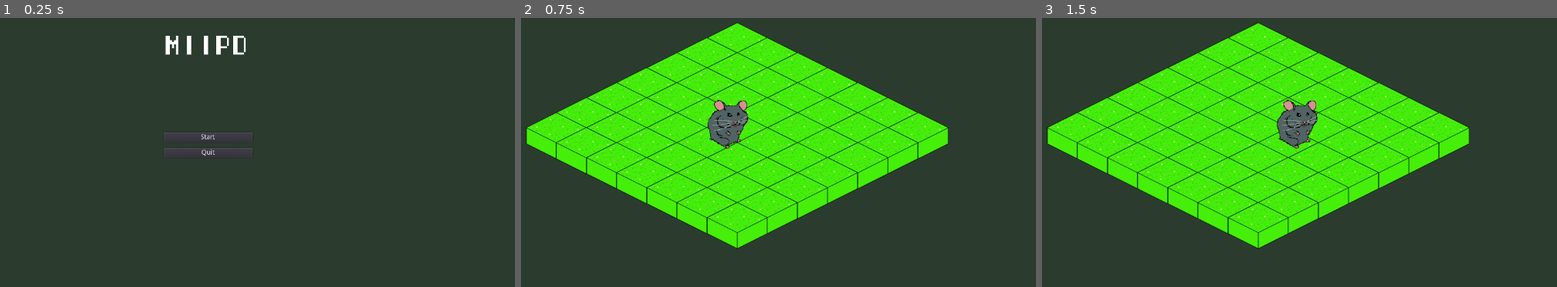
Above: before the commit, frames 1-3 (left to right).
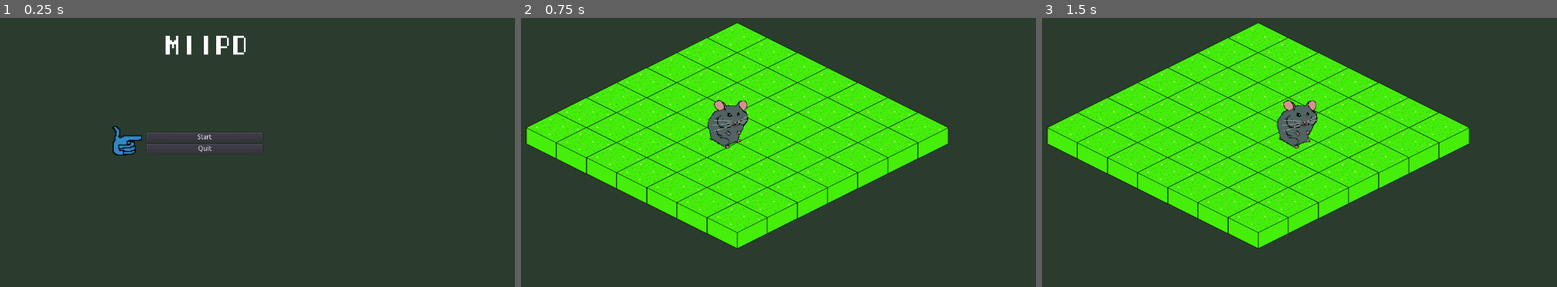
Above: after the commit, the same moments.

Repository: miishin/miipd
Game: Godot game, scene res://assets/scenes/main_menu.tscn
Two runs of this game, one before a commit and one after it. Both use one fixed random seed, a clock stepped at 60 frames per second and the inputs below.
Inputs:
- Up to frame 1 (0.25 s): no input
- Up to frame 2 (0.75 s): click "Start" at 0.5 s
- Up to frame 3 (1.5 s): tap Enter at 1.25 s; hold Right (ui_right) from 1.28 s (still down)

The runs differ from the first frame. In frame 1, 0.7% of the frame differs, in the area x 21-51%, y 40-52%; in frame 2, nothing differs; in frame 3, nothing differs.

Commit message:
add a cursor to the menu

Diff:
--- /dev/null
+++ b/assets/scenes/battle_menu.tscn
@@ -0,0 +1,26 @@
+[gd_scene load_steps=2 format=2]
+
+[ext_resource path="res://assets/scenes/cursor_menu.tscn" type="PackedScene" id=1]
+
+[node name="Control" type="Control"]
+anchor_right = 1.0
+anchor_bottom = 1.0
+__meta__ = {
+"_edit_use_anchors_": false
+}
+
+[node name="Menu" parent="." instance=ExtResource( 1 )]
+
+[node name="Move" type="Button" parent="Menu"]
+margin_left = 72.0
+margin_top = 198.0
+margin_right = 203.0
+margin_bottom = 218.0
+text = "Move"
+
+[node name="Stats" type="Button" parent="Menu"]
+margin_left = 72.0
+margin_top = 228.0
+margin_right = 203.0
+margin_bottom = 248.0
+text = "Stats"
--- /dev/null
+++ b/assets/scenes/cursor_menu.tscn
@@ -0,0 +1,32 @@
+[gd_scene load_steps=4 format=2]
+
+[ext_resource path="res://assets/scripts/cursor_menu.gd" type="Script" id=1]
+[ext_resource path="res://assets/graphics/sprites/cursor.png" type="Texture" id=2]
+[ext_resource path="res://assets/themes/cursor_menu.theme" type="Theme" id=3]
+
+[node name="Menu" type="Control"]
+anchor_right = 1.0
+anchor_bottom = 1.0
+theme = ExtResource( 3 )
+script = ExtResource( 1 )
+__meta__ = {
+"_edit_use_anchors_": false
+}
+
+[node name="VBoxContainer" type="VBoxContainer" parent="."]
+margin_left = 72.0
+margin_top = 8.0
+margin_right = 312.0
+margin_bottom = 56.0
+alignment = 1
+__meta__ = {
+"_edit_use_anchors_": false
+}
+
+[node name="Cursor" type="Position2D" parent="."]
+position = Vector2( 64, 32 )
+
+[node name="Sprite" type="Sprite" parent="Cursor"]
+position = Vector2( -32, 8 )
+scale = Vector2( 1.90625, 1.90625 )
+texture = ExtResource( 2 )
--- a/assets/scenes/main_menu.tscn
+++ b/assets/scenes/main_menu.tscn
@@ -3,14 +3,7 @@
 [ext_resource path="res://assets/themes/menu.theme" type="Theme" id=1]
 [ext_resource path="res://assets/themes/fonts/title_font.tres" type="DynamicFont" id=2]
 [ext_resource path="res://assets/scripts/main_menu.gd" type="Script" id=3]
-
-[sub_resource type="GDScript" id=1]
-script/source = "extends Button
-
-
-func _ready():
-	pass
-"
+[ext_resource path="res://assets/scenes/cursor_menu.tscn" type="PackedScene" id=4]
 
 [node name="MainMenu" type="Control"]
 script = ExtResource( 3 )
@@ -22,6 +15,9 @@
 margin_right = 1280.0
 margin_bottom = 720.0
 theme = ExtResource( 1 )
+__meta__ = {
+"_edit_use_anchors_": false
+}
 
 [node name="Title" type="Label" parent="Panel"]
 margin_left = 552.0
@@ -36,25 +32,30 @@
 "_edit_use_anchors_": false
 }
 
-[node name="Start" type="Button" parent="Panel"]
-margin_left = 552.0
-margin_top = 400.0
-margin_right = 736.0
-margin_bottom = 420.0
+[node name="Menu" parent="Panel" instance=ExtResource( 4 )]
+margin_left = 445.133
+margin_top = 390.0
+margin_right = -573.867
+margin_bottom = -248.0
+
+[node name="Start" type="Button" parent="Panel/Menu"]
+margin_left = 106.867
+margin_top = 9.5
+margin_right = 290.867
+margin_bottom = 29.5
 text = "Start"
 __meta__ = {
 "_edit_use_anchors_": false
 }
 
-[node name="Quit" type="Button" parent="Panel"]
-margin_left = 552.0
-margin_top = 432.0
-margin_right = 736.0
-margin_bottom = 452.0
+[node name="Quit" type="Button" parent="Panel/Menu"]
+margin_left = 106.867
+margin_top = 41.4927
+margin_right = 290.867
+margin_bottom = 61.4927
 text = "Quit"
-script = SubResource( 1 )
 __meta__ = {
 "_edit_use_anchors_": false
 }
-[connection signal="pressed" from="Panel/Start" to="." method="_on_start_pressed"]
-[connection signal="pressed" from="Panel/Quit" to="." method="_on_quit_pressed"]
+[connection signal="pressed" from="Panel/Menu/Start" to="." method="_on_start_pressed"]
+[connection signal="pressed" from="Panel/Menu/Quit" to="." method="_on_quit_pressed"]
--- /dev/null
+++ b/assets/scripts/cursor_menu.gd
@@ -0,0 +1,33 @@
+extends Control
+
+var b = Button
+var buttons = []
+var current_selection = 0
+
+func _ready():
+	for child in get_children():
+		if child is Button:
+			remove_child(child)
+			add_button(child)
+	_move_cursor()
+
+func _input(event):
+	if event.is_action_pressed("ui_down") or event.is_action_pressed("ui_up"):
+		var dir = int(Input.get_action_strength("ui_down") - Input.get_action_strength("ui_up"))
+		current_selection = (current_selection + dir) % len(buttons)
+		_move_cursor()
+
+func _move_cursor():
+	if len(buttons) == 0:
+		return
+
+	var focus_owner = get_focus_owner()
+	if focus_owner != null:
+		focus_owner.release_focus()
+	var current_button = buttons[current_selection]
+	current_button.grab_focus()
+	$Cursor.position.y = current_button.rect_position.y + current_button.rect_size.y / 2
+
+func add_button(button):
+	$VBoxContainer.add_child(button)
+	buttons.append(button)
Binary file added: assets/graphics/sprites/cursor.png
Binary file added: assets/themes/cursor_menu.theme
Not shown, added: assets/graphics/sprites/xcfs/cursor.xcf
